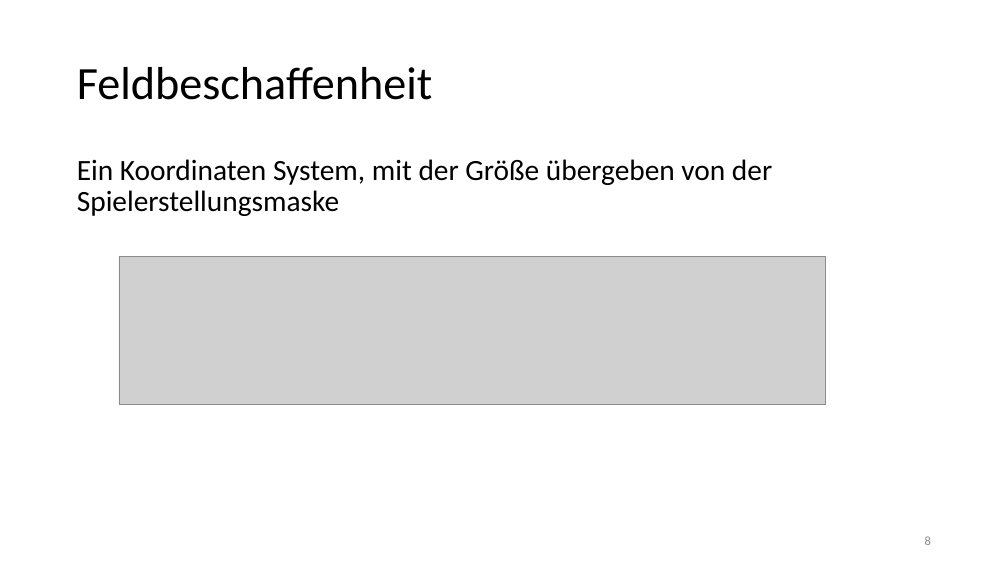
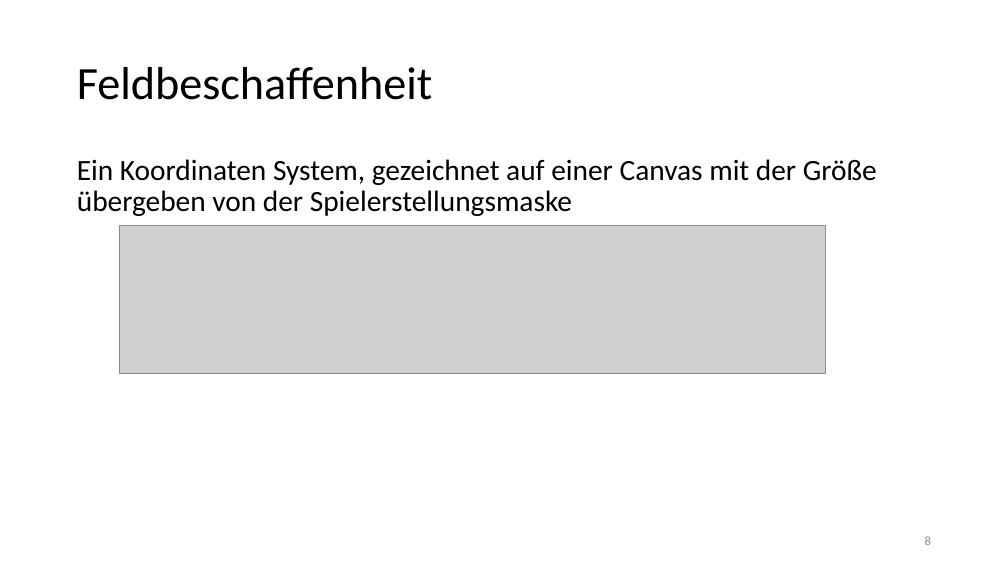
Before and after one commit to Bummelnderboris/Patterns_and_Frameworks, a slide deck: slide 8 of docs/00_Praesentation/PF_SnakeFX.pptx. Drawn at 1008x567 pixels with LibreOffice and Linux fonts; fonts in the diff are those of the drawing; grey boxes stand for pictures. Boxes give left, top, right and bottom in pixels: in the first picture for what was removed or moved away, otherwise in the second. Text is boxed around its words. In the diff, an @@ line names an element or a change of style, - is before the commit and + after.

```diff
--- a/docs/00_Praesentation/PF_SnakeFX.pptx
+++ b/docs/00_Praesentation/PF_SnakeFX.pptx
@@ text at bbox=[77, 159, 877, 216]: text changed @@
-Ein Koordinaten System, mit der Größe übergeben von der Spielerstellungsmaske
+Ein Koordinaten System, gezeichnet auf einer Canvas mit der Größe übergeben von der Spielerstellungsmaske
@@ picture: place and size @@
-picture at bbox=[119, 257, 825, 405]
+picture at bbox=[119, 225, 825, 374]
```
Also in this commit, not shown: 3 other slides changed, 3 other files.
